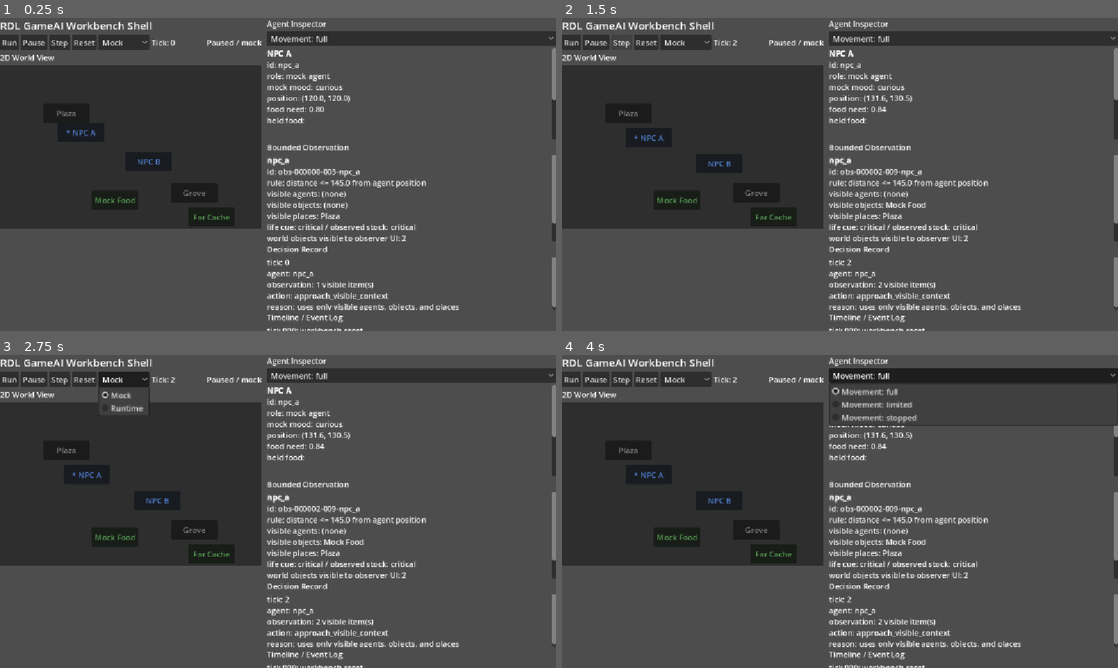
Above: before the commit, frames 1-4 (two rows, left to right).
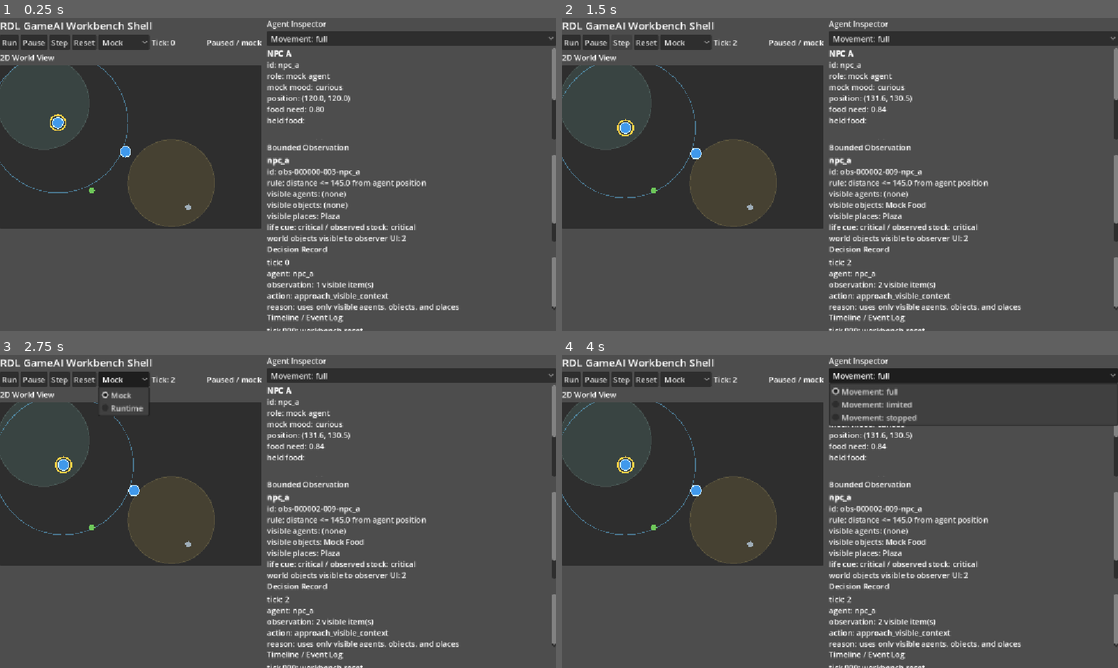
Above: after the commit, the same moments.

Repository: RDL-Labs/RDL_GameAI_Lab
Game: Godot game, scene res://scenes/main.tscn
Same seed, same stepped clock (60 frames per second), same inputs: the game is played once before the commit and once after it.
Inputs (mouse positions are in pixels of both pictures, inside the frame that each line leads up to):
- Up to frame 1 (0.25 s): no input
- Up to frame 2 (1.5 s): click "Run" at 0.5 s; click "Step" at 1.25 s
- Up to frame 3 (2.75 s): click "Mock" at 2 s
- Up to frame 4 (4 s): click (628, 448) at 2.75 s, where only the run before the commit has a clickable "Plaza"; click "Movement: full" at 3.5 s

The runs differ from the first frame. In frame 1, 2.3% of the frame differs, in the area x 0-42%, y 15-67%; in frame 2, 2.4%; in frame 3, 2.4%; in frame 4, 2.4%.

Commit message:
Add Workbench debug visualization

Diff:
--- a/godot/rdl-game-ai-workbench/scripts/workbench_main.gd
+++ b/godot/rdl-game-ai-workbench/scripts/workbench_main.gd
@@ -1,6 +1,7 @@
 extends Control
 
 const MockStateProviderScript = preload("res://scripts/mock_state_provider.gd")
+const WorkbenchWorldViewScript = preload("res://scripts/workbench_world_view.gd")
 const WORLD_SIZE = Vector2(460, 340)
 const TICK_SECONDS = 0.6
 const RUNTIME_URL = "http://127.0.0.1:8765/v1/observe"
@@ -10,7 +11,6 @@
 var state_provider = MockStateProviderScript.new()
 var is_running = false
 var selected_agent_id = "npc_a"
-var entity_buttons = {}
 var provider_mode = "mock"
 var runtime_pending = false
 var runtime_decision = {}
@@ -24,6 +24,7 @@
 var mode_select
 var movement_select
 var world_panel
+var world_view
 var inspector_text
 var observation_text
 var decision_text
@@ -103,6 +104,11 @@
 	world_panel.name = "WorldView"
 	world_panel.custom_minimum_size = WORLD_SIZE
 	left.add_child(world_panel)
+	world_view = WorkbenchWorldViewScript.new()
+	world_view.name = "WorldCanvas"
+	world_view.agent_selected.connect(_on_agent_pressed)
+	world_panel.add_child(world_view)
+	world_view.set_anchors_and_offsets_preset(Control.PRESET_FULL_RECT)
 
 	var right = VBoxContainer.new()
 	right.name = "ObservationColumn"
@@ -340,32 +346,7 @@
 		status_label.text = "Paused / %s" % provider_mode
 
 func _refresh_world(state):
-	for child in world_panel.get_children():
-		child.queue_free()
-	entity_buttons.clear()
-
-	for place in state["places"]:
-		_add_entity_button(place, Color(0.55, 0.55, 0.55), false)
-
-	for object_data in state["objects"]:
-		_add_entity_button(object_data, Color(0.38, 0.68, 0.36), false)
-
-	for agent in state["agents"]:
-		_add_entity_button(agent, Color(0.35, 0.55, 0.9), true)
-
-func _add_entity_button(entity, color, selectable):
-	var button = Button.new()
-	button.text = entity["label"]
-	button.custom_minimum_size = Vector2(96, 40)
-	button.position = entity["position"]
-	button.tooltip_text = entity.get("note", "")
-	button.modulate = color
-	world_panel.add_child(button)
-	entity_buttons[entity["id"]] = button
-	if selectable:
-		button.pressed.connect(_on_agent_pressed.bind(entity["id"]))
-		if entity["id"] == selected_agent_id:
-			button.text = "* " + entity["label"]
+	world_view.set_visual_state(state, selected_agent_id, _committed_target_id())
 
 func _refresh_inspector():
 	var agent = state_provider.get_agent(selected_agent_id)
@@ -549,6 +530,21 @@
 		text += item.get("label", item.get("id", "?"))
 	return text
 
+func _committed_target_id():
+	if provider_mode != "runtime" or runtime_pending or runtime_decision.get("agent_id", "") != selected_agent_id:
+		return ""
+	var inspection = runtime_decision.get("inspection", {})
+	for domain in ["safety", "rest"]:
+		var record = inspection.get(domain, {})
+		var phase = record.get("trajectory_phase", "NONE")
+		var target_id = record.get("target_id")
+		if typeof(target_id) == TYPE_STRING and not target_id.is_empty() and phase not in ["NONE", "COMPLETE", "RELEASED"]:
+			return target_id
+	var life = inspection.get("life", {})
+	if life.get("commitment", "none") == "committed":
+		return runtime_decision.get("action", {}).get("target_id", "")
+	return ""
+
 func _build_runtime_packet(agent_id):
 	var observation = state_provider.get_observation(agent_id)
 	if observation.is_empty():
--- /dev/null
+++ b/godot/rdl-game-ai-workbench/scripts/workbench_world_view.gd
@@ -0,0 +1,138 @@
+extends Control
+class_name WorkbenchWorldView
+
+signal agent_selected(agent_id)
+
+const AGENT_RADIUS = 11.0
+const OBJECT_RADIUS = 6.0
+const PLACE_MIN_RADIUS = 22.0
+
+var world_state = {}
+var selected_agent_id = ""
+var committed_target_id = ""
+
+func _ready():
+	mouse_filter = Control.MOUSE_FILTER_STOP
+	clip_contents = true
+	set_process(false)
+
+func set_visual_state(state, agent_id, target_id):
+	world_state = state.duplicate(true)
+	selected_agent_id = agent_id
+	committed_target_id = target_id
+	queue_redraw()
+
+func _draw():
+	if world_state.is_empty():
+		return
+	_draw_danger_zones()
+	_draw_places()
+	_draw_observation_boundary()
+	_draw_committed_target()
+	_draw_objects()
+	_draw_agents()
+	_draw_threats()
+
+func _draw_danger_zones():
+	for place in world_state.get("places", []):
+		if not place.get("danger_capable", false):
+			continue
+		var radius = float(place.get("radius", PLACE_MIN_RADIUS))
+		var position = Vector2(place["position"])
+		draw_circle(position, radius, Color(0.78, 0.18, 0.16, 0.16))
+		draw_arc(position, radius, 0.0, TAU, 64, Color(0.95, 0.32, 0.27, 0.8), 2.0)
+
+func _draw_places():
+	for place in world_state.get("places", []):
+		var position = Vector2(place["position"])
+		var radius = max(PLACE_MIN_RADIUS, float(place.get("radius", PLACE_MIN_RADIUS)))
+		var color = Color(0.42, 0.67, 0.62, 0.18)
+		if place.get("rest_safety", "") == "uncertain":
+			color = Color(0.76, 0.66, 0.28, 0.16)
+		draw_circle(position, radius, color)
+		draw_arc(position, radius, 0.0, TAU, 64, color.lightened(0.25), 2.0)
+		if place.get("id", "") == committed_target_id:
+			draw_arc(position, radius + 5.0, 0.0, TAU, 64, Color(0.98, 0.82, 0.26), 3.0)
+
+func _draw_observation_boundary():
+	var agent = _entity_by_id(world_state.get("agents", []), selected_agent_id)
+	if agent.is_empty():
+		return
+	var radius = float(world_state.get("perception_radius", 0.0))
+	if radius <= 0.0:
+		return
+	draw_arc(Vector2(agent["position"]), radius, 0.0, TAU, 72, Color(0.4, 0.76, 0.96, 0.48), 1.5)
+
+func _draw_committed_target():
+	if committed_target_id.is_empty():
+		return
+	var agent = _entity_by_id(world_state.get("agents", []), selected_agent_id)
+	var target = _find_world_entity(committed_target_id)
+	if agent.is_empty() or target.is_empty():
+		return
+	var start = Vector2(agent["position"])
+	var finish = Vector2(target["position"])
+	draw_dashed_line(start, finish, Color(0.98, 0.82, 0.26, 0.92), 2.0, 8.0)
+	var direction = (finish - start).normalized()
+	if direction != Vector2.ZERO:
+		var side = direction.rotated(PI * 0.75) * 9.0
+		draw_line(finish, finish + side, Color(0.98, 0.82, 0.26), 2.0)
+		draw_line(finish, finish + side.rotated(PI * 0.5), Color(0.98, 0.82, 0.26), 2.0)
+
+func _draw_objects():
+	for object_data in world_state.get("objects", []):
+		if object_data.get("threat_capable", false):
+			continue
+		var position = Vector2(object_data["position"])
+		var color = Color(0.43, 0.78, 0.35) if object_data.get("kind", "") == "food" else Color(0.62, 0.68, 0.72)
+		draw_circle(position, OBJECT_RADIUS, color)
+
+func _draw_agents():
+	for agent in world_state.get("agents", []):
+		var position = Vector2(agent["position"])
+		draw_circle(position, AGENT_RADIUS, Color(0.25, 0.6, 0.92))
+		draw_arc(position, AGENT_RADIUS, 0.0, TAU, 32, Color(0.8, 0.93, 1.0), 2.0)
+		if agent.get("id", "") == selected_agent_id:
+			draw_arc(position, AGENT_RADIUS + 5.0, 0.0, TAU, 32, Color(1.0, 0.84, 0.28), 3.0)
+
+func _draw_threats():
+	for object_data in world_state.get("objects", []):
+		if not object_data.get("threat_capable", false):
+			continue
+		var position = Vector2(object_data["position"])
+		var points = PackedVector2Array([
+			position + Vector2(0, -22),
+			position + Vector2(19, 16),
+			position + Vector2(-19, 16),
+			position + Vector2(0, -22)
+		])
+		draw_polyline(points, Color(1.0, 0.3, 0.24), 3.0)
+
+func _gui_input(event):
+	if event is InputEventMouseButton and event.button_index == MOUSE_BUTTON_LEFT and event.pressed:
+		for agent in world_state.get("agents", []):
+			if event.position.distance_to(Vector2(agent["position"])) <= AGENT_RADIUS + 7.0:
+				agent_selected.emit(agent["id"])
+				accept_event()
+				return
+
+func _get_tooltip(at_position):
+	for collection in [world_state.get("agents", []), world_state.get("objects", []), world_state.get("places", [])]:
+		for entity in collection:
+			var radius = float(entity.get("radius", 16.0)) if entity.get("role", "") == "mock place" else 16.0
+			if at_position.distance_to(Vector2(entity["position"])) <= max(radius, 16.0):
+				return "%s\n%s" % [entity.get("label", "Entity"), entity.get("id", "unknown")]
+	return ""
+
+func _find_world_entity(entity_id):
+	for collection in [world_state.get("agents", []), world_state.get("objects", []), world_state.get("places", [])]:
+		var entity = _entity_by_id(collection, entity_id)
+		if not entity.is_empty():
+			return entity
+	return {}
+
+func _entity_by_id(entities, entity_id):
+	for entity in entities:
+		if entity.get("id", "") == entity_id:
+			return entity
+	return {}
--- /dev/null
+++ b/godot/rdl-game-ai-workbench/tests/workbench_visualization_check.gd
@@ -0,0 +1,65 @@
+extends SceneTree
+
+const Workbench = preload("res://scripts/workbench_main.gd")
+
+func _initialize():
+	_run.call_deferred()
+
+func _run():
+	var workbench = Workbench.new()
+	root.add_child(workbench)
+	await process_frame
+	workbench.selected_agent_id = "npc_b"
+	workbench.state_provider.set_safety_actions_enabled(true)
+	workbench.state_provider.set_moving_threat_enabled(true)
+	workbench.provider_mode = "runtime"
+	workbench.runtime_decision = {
+		"agent_id": "npc_b",
+		"action": {"type": "flee", "target_id": "plaza"},
+		"inspection": {
+			"expression": {"label": "escaping", "factors": []},
+			"safety": {
+				"dominant_danger": {"danger_id": "threat_01", "severity": "high"},
+				"target_id": "plaza",
+				"trajectory_phase": "FLEE_TO_SAFE",
+				"danger_exposed": true,
+				"safe_reached": false
+			}
+		}
+	}
+	var state_before = workbench.state_provider.get_state()
+	var decision_before = workbench.runtime_decision.duplicate(true)
+	workbench._refresh_all()
+	await process_frame
+	if workbench.state_provider.get_state() != state_before or workbench.runtime_decision != decision_before:
+		_fail("visual refresh changed World or Runtime decision state")
+		return
+	var canvas = workbench.world_view
+	if canvas.size.x < 400.0 or canvas.size.y < 300.0:
+		_fail("World canvas did not receive a stable drawable size: %s" % canvas.size)
+		return
+	if canvas.selected_agent_id != "npc_b" or canvas.committed_target_id != "plaza":
+		_fail("visual relation state was not projected: %s -> %s" % [canvas.selected_agent_id, canvas.committed_target_id])
+		return
+	if canvas.world_state.get("perception_radius", 0.0) <= 0.0:
+		_fail("selected-agent observation boundary was not projected")
+		return
+	var threat = canvas._find_world_entity("threat_01")
+	if threat.is_empty() or not threat.get("threat_capable", false):
+		_fail("moving threat was not projected as a distinct World entity")
+		return
+	var capture_path = OS.get_environment("RDL_VISUAL_CAPTURE")
+	if not capture_path.is_empty():
+		await process_frame
+		var error = root.get_texture().get_image().save_png(capture_path)
+		if error != OK:
+			_fail("Workbench visual capture failed: %d" % error)
+			return
+	print("Workbench visualization check passed: entities, boundary, trajectory, Safety, non-intervention")
+	workbench.queue_free()
+	await process_frame
+	quit(0)
+
+func _fail(message):
+	push_error(message)
+	quit(1)
Not shown, changed: README.md
Not shown, changed: docs/design/DOCUMENT_STATUS.md
Not shown, added: docs/experiment-contracts/WORKBENCH_visualization_contract.md
Not shown, changed: godot/rdl-game-ai-workbench/README.md
Not shown, changed: tests/test_experience_godot.py
